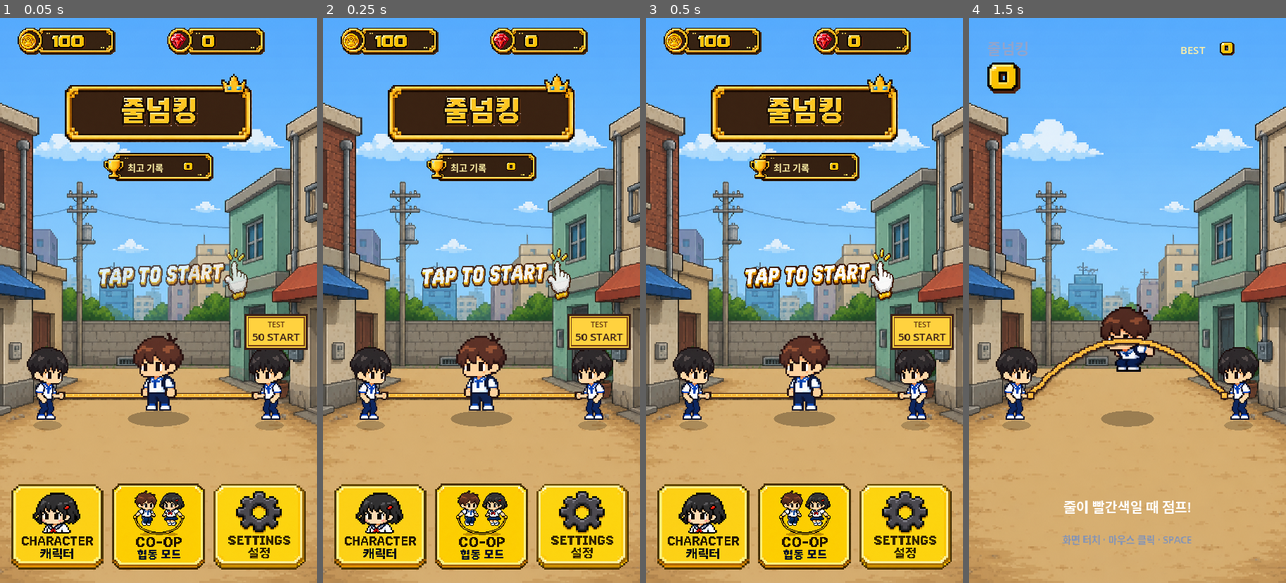
Above: before the commit, frames 1-4 (left to right).
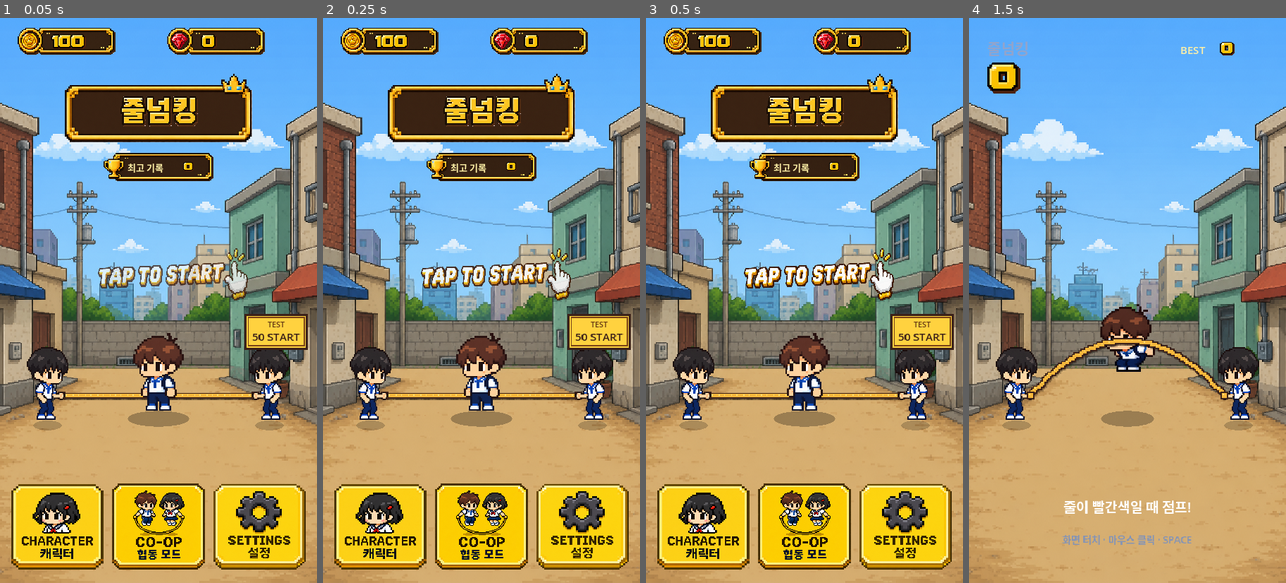
Above: after the commit, the same moments.

Repository: eunchan4490-star/Rope-King
Game: Godot game, scene res://main.tscn
The game is run twice, just before and just after one commit, with the same random seed, the same clock (stepped at 60 frames per second) and the same inputs.
Inputs (mouse positions are in pixels of both pictures, inside the frame that each line leads up to):
- Up to frame 1 (0.05 s): no input
- Up to frame 2 (0.25 s): no input
- Up to frame 3 (0.5 s): no input
- Up to frame 4 (1.5 s): move the mouse to (1197, 272) at 0.52 s; click (1197, 272) at 0.67 s; tap Space (jump) at 0.77 s; move the mouse to (1064, 328) at 1.27 s; click (1064, 328) at 1.42 s

The runs differ from the first frame. In frame 1, 0.2% of the frame differs, in the area x 6-60%, y 2-6%; in frame 2, 0.2%; in frame 3, 0.2%; in frame 4, nothing differs.

Commit message:
Move coin/ruby HUD icons and rebuild web
Split the shared resource icon offset into separate coin/ruby
offsets so each can be nudged independently (coin up+right,
ruby right), and refresh the web export with the change.

Diff:
--- a/scripts/main.gd
+++ b/scripts/main.gd
@@ -76,7 +76,8 @@
 const TAP_PROMPT_PATH := "res://assets/ui/tap_to_start.png"
 const COIN_ICON_PATH := "res://assets/ui/coin_icon.png"
 const RUBY_ICON_PATH := "res://assets/ui/ruby_icon.png"
-const RESOURCE_ICON_OFFSET := Vector2(5.0, 12.0)
+const COIN_ICON_OFFSET := Vector2(8.0, 11.0)
+const RUBY_ICON_OFFSET := Vector2(8.0, 12.0)
 const RESOURCE_ICON_SIZE := Vector2(38.0, 38.0)
 const GAME_OVER_PANEL_PATH := "res://assets/ui/game_over_panel.png"
 const GOLD_DIGIT_SHEET_PATH := "res://assets/ui/gold_digit_sheet.png"
@@ -1776,8 +1777,8 @@
 
 
 func _draw_main_menu(font: Font) -> void:
-	_draw_resource_counter(font, Rect2(40.0, 22.0, 300.0, 62.0), coin_icon_texture, coin_icon_used_region, coins)
-	_draw_resource_counter(font, Rect2(380.0, 22.0, 300.0, 62.0), ruby_icon_texture, ruby_icon_used_region, gems)
+	_draw_resource_counter(font, Rect2(40.0, 22.0, 300.0, 62.0), coin_icon_texture, coin_icon_used_region, coins, COIN_ICON_OFFSET)
+	_draw_resource_counter(font, Rect2(380.0, 22.0, 300.0, 62.0), ruby_icon_texture, ruby_icon_used_region, gems, RUBY_ICON_OFFSET)
 
 	_draw_main_menu_title(font)
 	var best_rect := Rect2(235.0, 306.0, 250.0, 64.0)
@@ -1976,7 +1977,7 @@
 	return texture
 
 
-func _draw_resource_counter(font: Font, rect: Rect2, icon_texture: Texture2D, icon_region: Rect2, amount: int) -> void:
+func _draw_resource_counter(font: Font, rect: Rect2, icon_texture: Texture2D, icon_region: Rect2, amount: int, icon_offset: Vector2) -> void:
 	var frame_rect := rect
 	if resource_counter_frame_texture != null and resource_counter_frame_used_region.size.x > 0.0:
 		# Preserve the frame artwork's original aspect ratio. The counter owns the
@@ -1990,7 +1991,7 @@
 		draw_rect(frame_rect, Color("ffd23f"), false, 4.0)
 	# The frame already contains a circular icon socket. Keep the resource icon
 	# inside that socket instead of letting its artwork cross the gold rim.
-	var icon_rect := Rect2(frame_rect.position + RESOURCE_ICON_OFFSET, RESOURCE_ICON_SIZE)
+	var icon_rect := Rect2(frame_rect.position + icon_offset, RESOURCE_ICON_SIZE)
 	if icon_texture != null and icon_region.size.x > 0.0:
 		draw_texture_rect_region(icon_texture, icon_rect, icon_region)
 	# The icon already identifies the resource. A single large number stays clear
Not shown, changed: web/index.html
Not shown, changed: web/index.pck
Not shown, changed: web/index.service.worker.js
